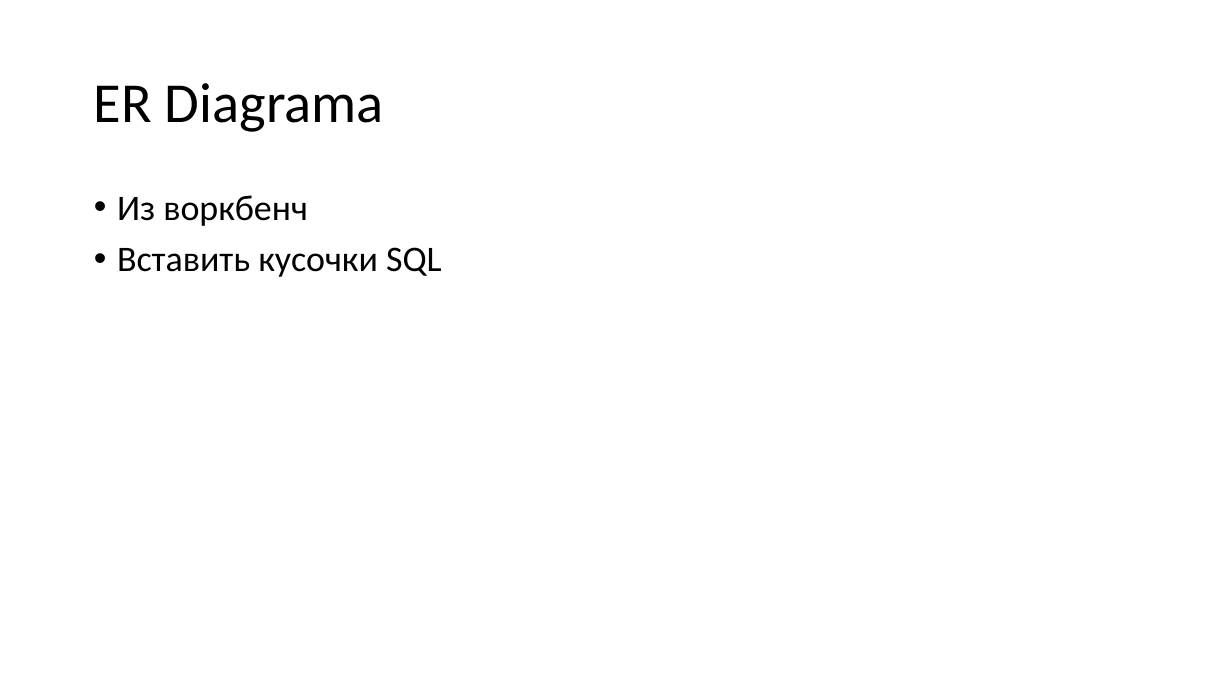
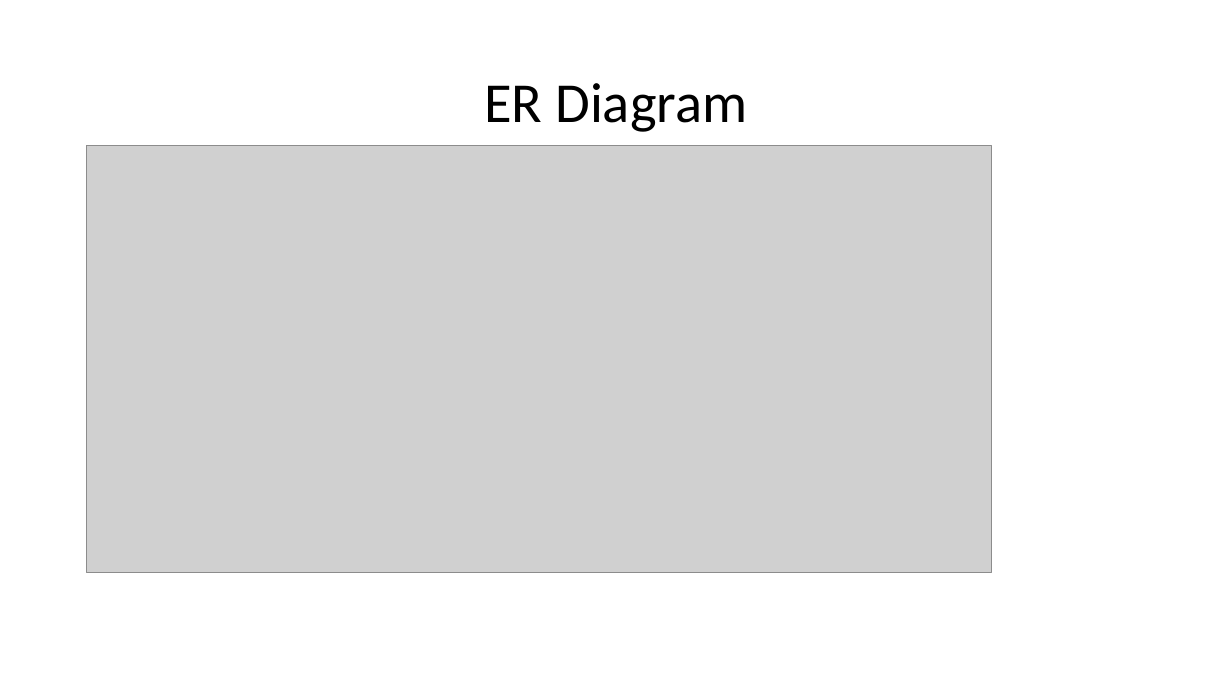
Before and after one commit to zayceva-nastya/pr777, a slide deck: slide 4 of FitHome.pptx. Drawn at 1232x693 pixels with LibreOffice and Linux fonts; fonts in the diff are those of the drawing; grey boxes stand for pictures. Boxes give left, top, right and bottom in pixels: in the first picture for what was removed or moved away, otherwise in the second. Text is boxed around its words. In the diff, an @@ line names an element or a change of style, - is before the commit and + after.

```diff
--- a/FitHome.pptx
+++ b/FitHome.pptx
@@ title at box(484, 83, 747, 132): text changed @@
-ER Diagrama
+ER Diagram
@@ picture added at box(86, 146, 992, 573) @@
@@ text removed at box(117, 195, 442, 277) @@
-• Из воркбенч
-• Вставить кусочки SQL
```
Also in this commit, not shown: 3 other slides changed, 9 slides added, 2 slides removed.
